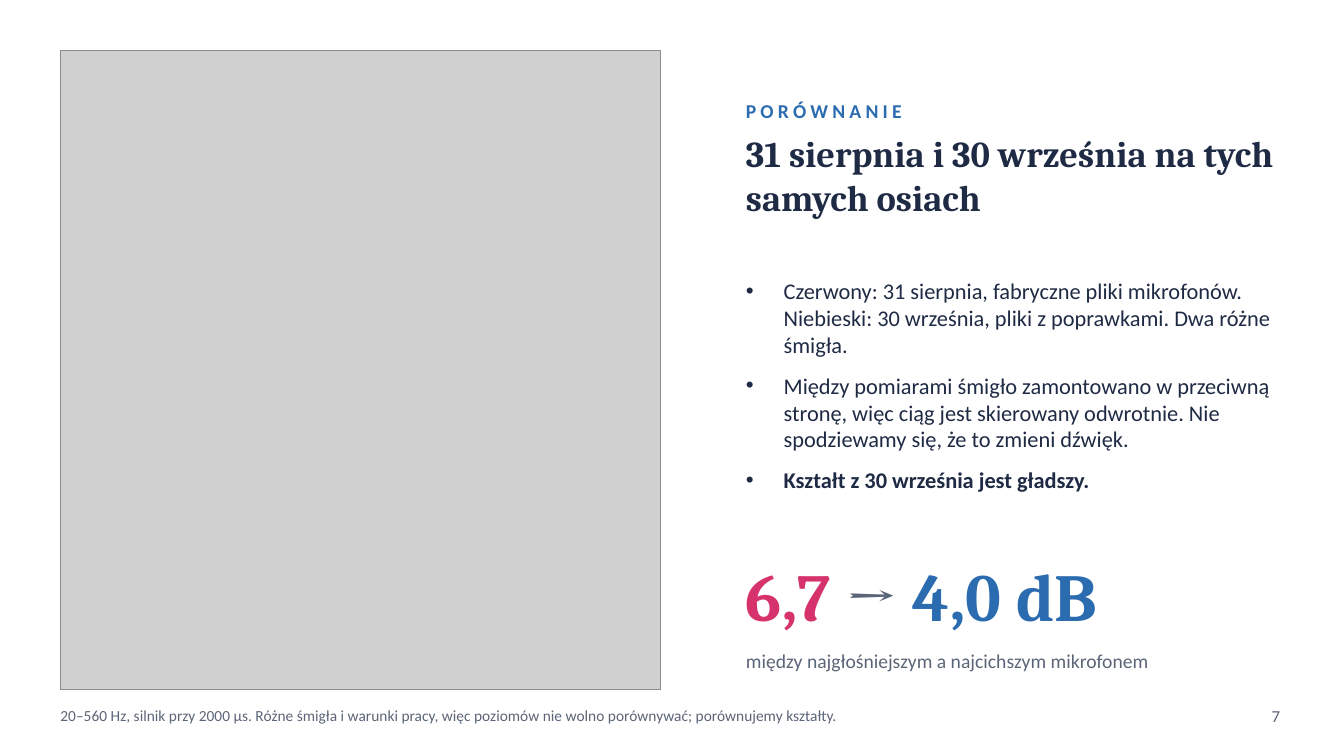
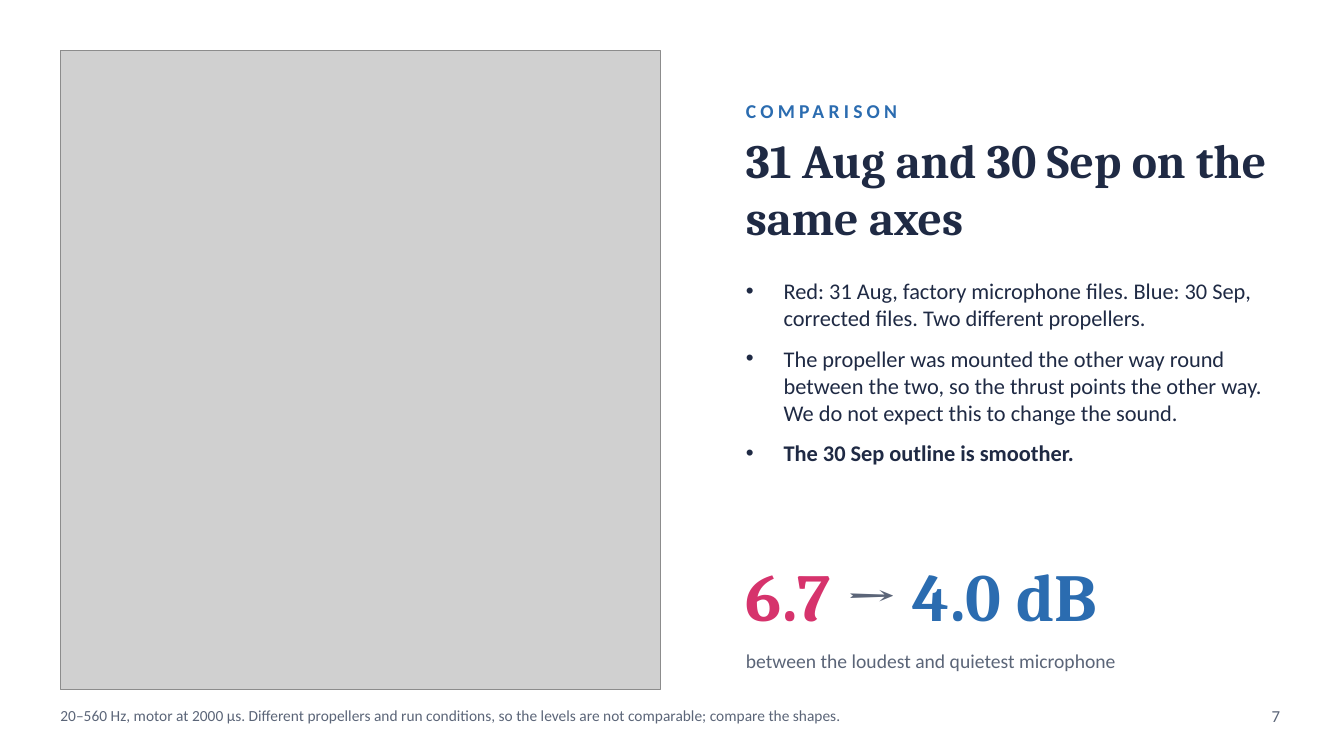
Before and after one commit to asdfgh0318/SoundVisualizer, a slide deck: slide 7 of docs/analysis/chamber-final-2026-10-01/slides/chamber-slides-final.pptx. Drawn at 1344x756 pixels with LibreOffice and Linux fonts; fonts in the diff are those of the drawing; grey boxes stand for pictures. Boxes give left, top, right and bottom in pixels: in the first picture for what was removed or moved away, otherwise in the second. Text is boxed around its words. In the diff, an @@ line names an element or a change of style, - is before the commit and + after.

```diff
--- a/docs/analysis/chamber-final-2026-10-01/slides/chamber-slides-final.pptx
+++ b/docs/analysis/chamber-final-2026-10-01/slides/chamber-slides-final.pptx
@@ text at box(746, 102, 902, 118): text changed @@
-PORÓWNANIE
+COMPARISON
@@ text at box(746, 145, 1266, 236): text changed; size 26 to 34 pt @@
-31 sierpnia i 30 września na tych samych osiach
+31 Aug and 30 Sep on the same axes
@@ text at box(784, 283, 1261, 465): text changed @@
-• Czerwony: 31 sierpnia, fabryczne pliki mikrofonów. Niebieski: 30 września, pliki z poprawkami. Dwa różne śmigła.
-• Między pomiarami śmigło zamontowano w przeciwną stronę, więc ciąg jest skierowany odwrotnie. Nie spodziewamy się, że to zmieni dźwięk.
-• Kształt z 30 września jest gładszy.
+• Red: 31 Aug, factory microphone files. Blue: 30 Sep, corrected files. Two different propellers.
+• The propeller was mounted the other way round between the two, so the thrust points the other way. We do not expect this to change the sound.
+• The 30 Sep outline is smoother.
@@ text at box(746, 574, 1097, 622): text changed @@
-6,7 → 4,0 dB
+6.7 → 4.0 dB
@@ text at box(746, 654, 1115, 671): text changed @@
-między najgłośniejszym a najcichszym mikrofonem
+between the loudest and quietest microphone
@@ text at box(60, 710, 840, 724): text changed @@
-20–560 Hz, silnik przy 2000 µs. Różne śmigła i warunki pracy, więc poziomów nie wolno porównywać; porównujemy kształty.
+20–560 Hz, motor at 2000 µs. Different propellers and run conditions, so the levels are not comparable; compare the shapes.
```
Also in this commit, not shown: 5 other slides changed, 2 slides added, 2 slides removed.
